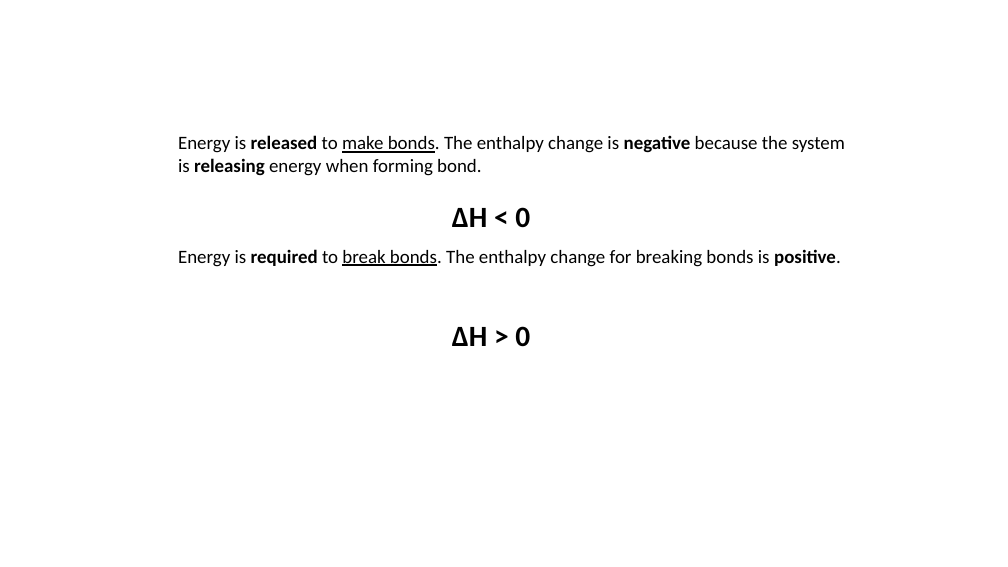
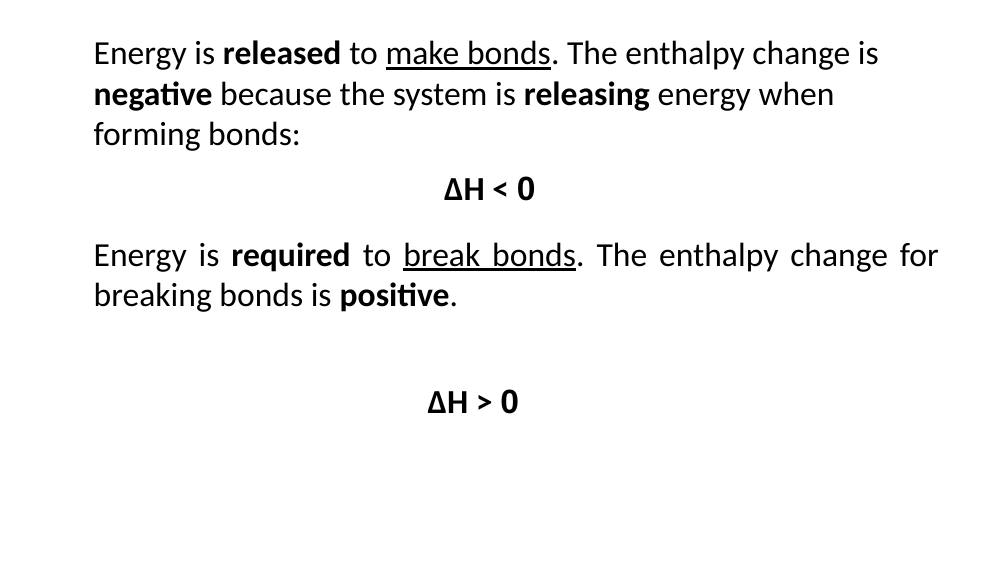
Before and after one commit to Protein-Interactions/protein_interactions, a slide deck: slide 10 of presentations/2-forces_at_play_in_protein_interactions-2021.pptx (slide 11 before the commit). Drawn at 1008x567 pixels with LibreOffice and Linux fonts; fonts in the diff are those of the drawing. Boxes give left, top, right and bottom in pixels: in the first picture for what was removed or moved away, otherwise in the second. Text is boxed around its words. In the diff, an @@ line names an element or a change of style, - is before the commit and + after.

```diff
--- a/presentations/2-forces_at_play_in_protein_interactions-2021.pptx
+++ b/presentations/2-forces_at_play_in_protein_interactions-2021.pptx
@@ text "Energy is released to make ...": place and size @@
-text "Energy is released to make ..." at <box>178,135,845,267</box>
+text "Energy is released to make ..." at <box>94,40,939,312</box>
@@ text at <box>94,40,879,151</box>: text changed; size 18 to 32 pt @@
-Energy is released to make bonds. The enthalpy change is negative because the system is releasing energy when forming bond.
+Energy is released to make bonds. The enthalpy change is negative because the system is releasing energy when forming bonds:
@@ text "ΔH < 0": place and size @@
-text "ΔH < 0" at <box>452,207,530,228</box>
+text "ΔH < 0" at <box>444,176,536,201</box>
@@ text "ΔH < 0" at <box>444,176,536,201</box>: size 28 to 32 pt; font Calibri to Arial in "0" @@
@@ text at <box>94,242,939,312</box>: size 18 to 32 pt in "Energy is required to break bonds. The ..." @@
@@ text "ΔH > 0" at <box>428,389,519,414</box>: size 28 to 32 pt; font Calibri to Arial in "0" @@
@@ text "ΔH > 0": place and size @@
-text "ΔH > 0" at <box>452,326,530,347</box>
+text "ΔH > 0" at <box>428,389,519,414</box>
```
Also in this commit, not shown: 12 other slides changed, 1 slide added, 2 slides removed.
